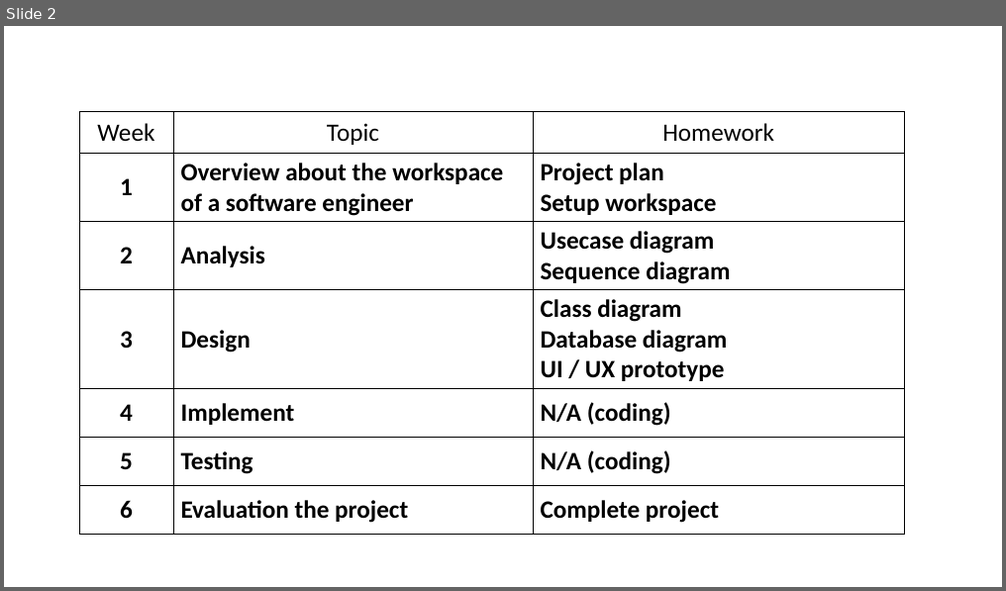
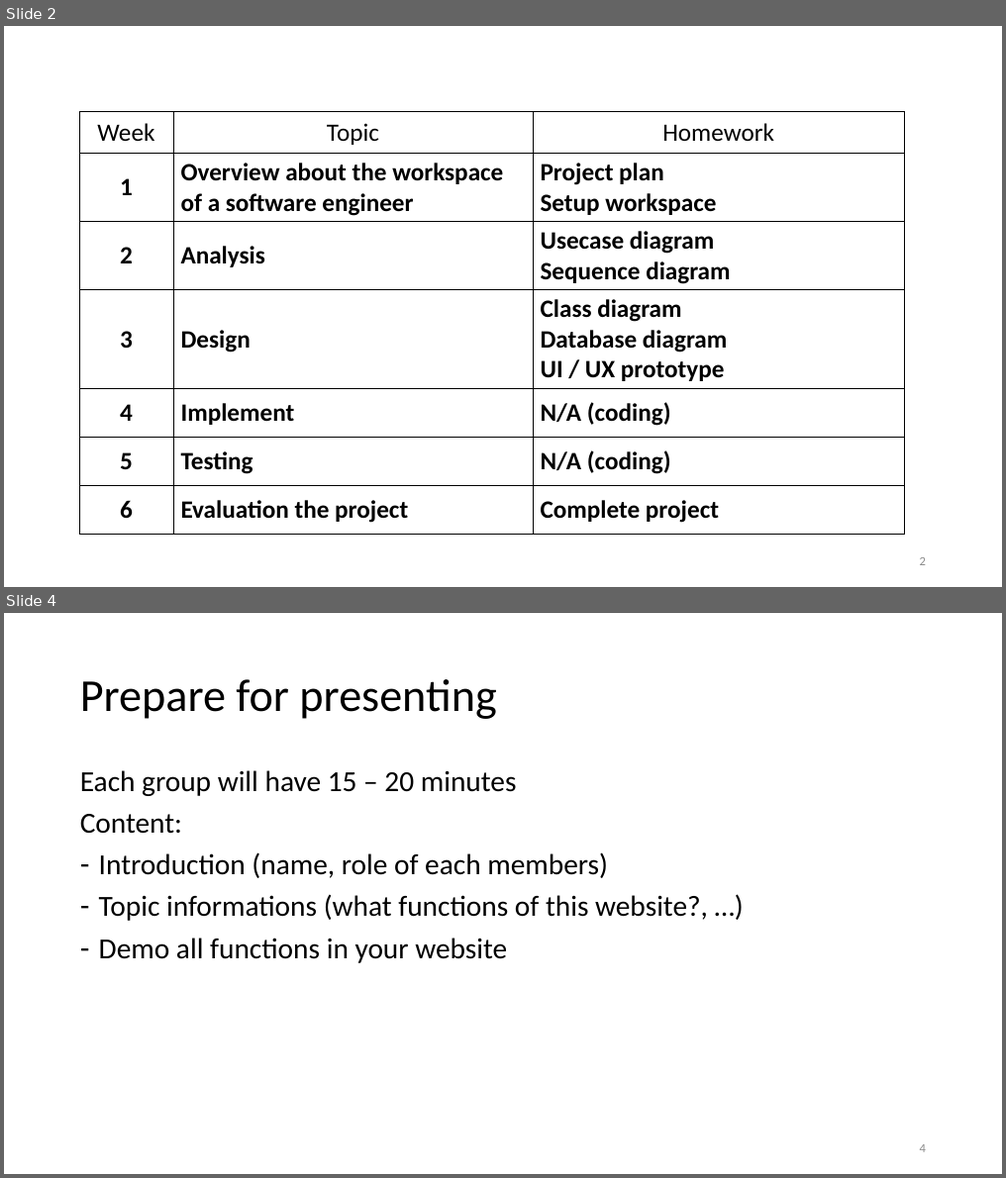
Before and after one commit to vutuanhai237/CourseMaterials, a slide deck: CS4273 - Introduce to Software Engineering/Lab 6. Evaluation.pptx. Shown one above the other, each under a label of ours: slide 2 before the commit, slides 2 and 4 after it; the slides between them are not shown. The pictures are 1006x591 and 1006x1178 pixels, drawn with LibreOffice and Linux fonts; fonts in the diff are those of the drawing. Boxes give left, top, right and bottom in pixels: in the first picture for what was removed or moved away, otherwise in the second. Text is boxed around its words. In the diff, an @@ line names an element or a change of style, - is before the commit and + after.

```diff
--- a/CS4273 - Introduce to Software Engineering/Lab 6. Evaluation.pptx
+++ b/CS4273 - Introduce to Software Engineering/Lab 6. Evaluation.pptx
@@ slide 4 added at (4,613,1002,1174), background #FFFFFF @@
@@ title added at (80,679,496,719), 44 pt, text #000000 @@
+Prepare for presenting
@@ text added at (80,770,708,963), 28 pt, text #000000 @@
+Each group will have 15 – 20 minutes
+Content:
+– Introduction (name, role of each members)
+– Topic informations (what functions of this website?, …)
+– Demo all functions in your website
@@ page number added at (920,1145,926,1153), 12 pt, text #8C8C8C @@
+4
@@ slide 2 changed as well @@
@@ page number added at (920,558,926,566), 12 pt, text #8C8C8C @@
+2
```
Also in this commit, not shown: 5 other slides changed, 2 other slides added, 17 other files.
